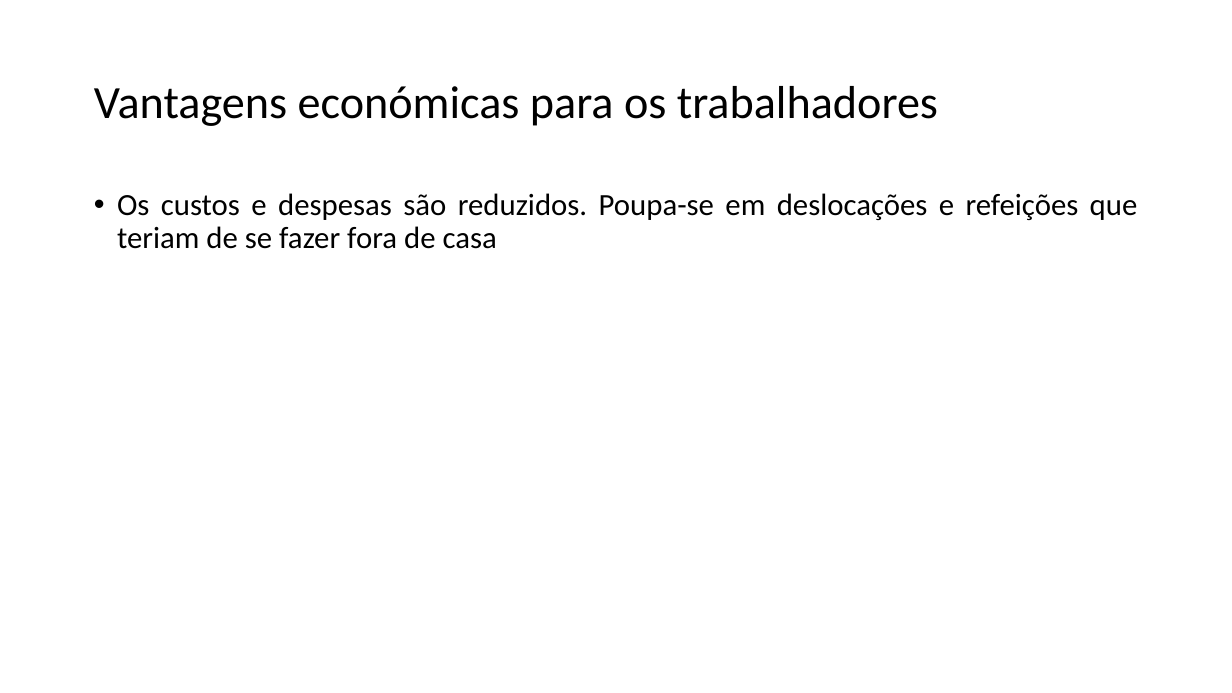
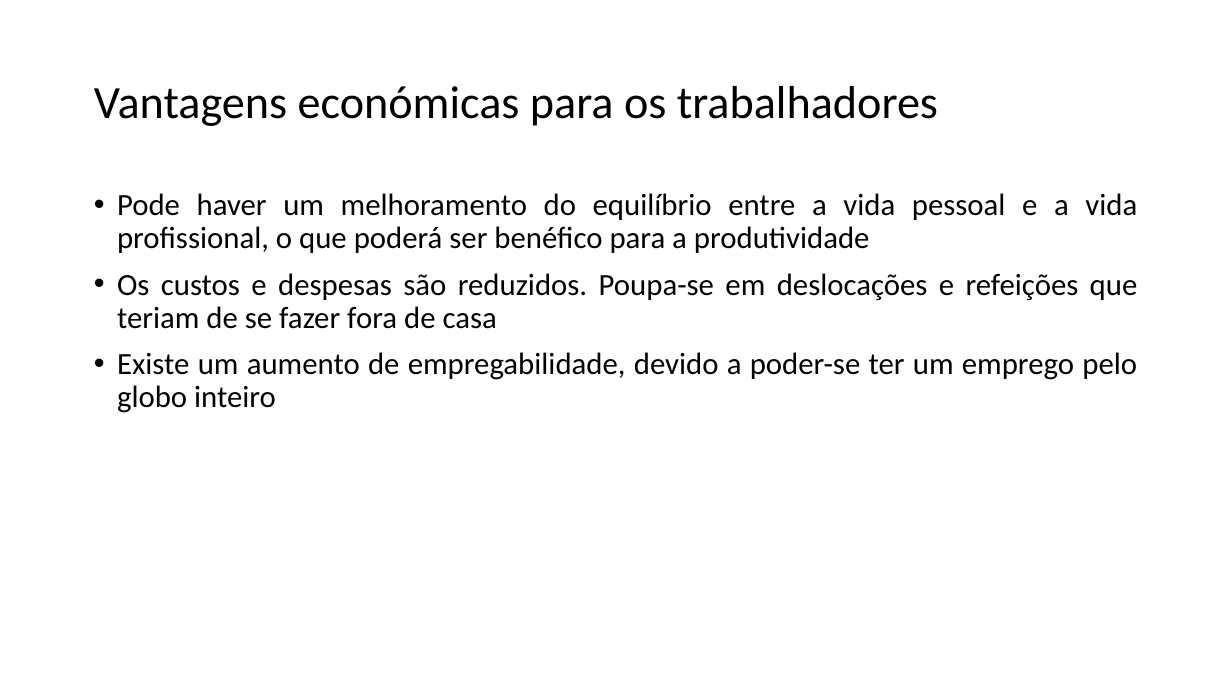
Before and after one commit to GabrielMCS01/CTI-TP, a slide deck: slide 3 of VantagensEconomicas.pptx (slide 4 before the commit). Drawn at 1232x693 pixels with LibreOffice and Linux fonts; fonts in the diff are those of the drawing; background and template pictures are left out. Boxes give left, top, right and bottom in pixels: in the first picture for what was removed or moved away, otherwise in the second. Text is boxed around its words. In the diff, an @@ line names an element or a change of style, - is before the commit and + after.

```diff
--- a/VantagensEconomicas.pptx
+++ b/VantagensEconomicas.pptx
@@ text at <box>117,193,1137,253</box>: paragraph added @@
+• Pode haver um melhoramento do equilíbrio entre a vida pessoal e a vida profissional, o que poderá ser benéfico para a produtividade
@@ text at <box>117,352,1137,413</box>: paragraph added @@
+• Existe um aumento de empregabilidade, devido a poder-se ter um emprego pelo globo inteiro
```
Also in this commit, not shown: 3 other slides changed, 1 other file.
